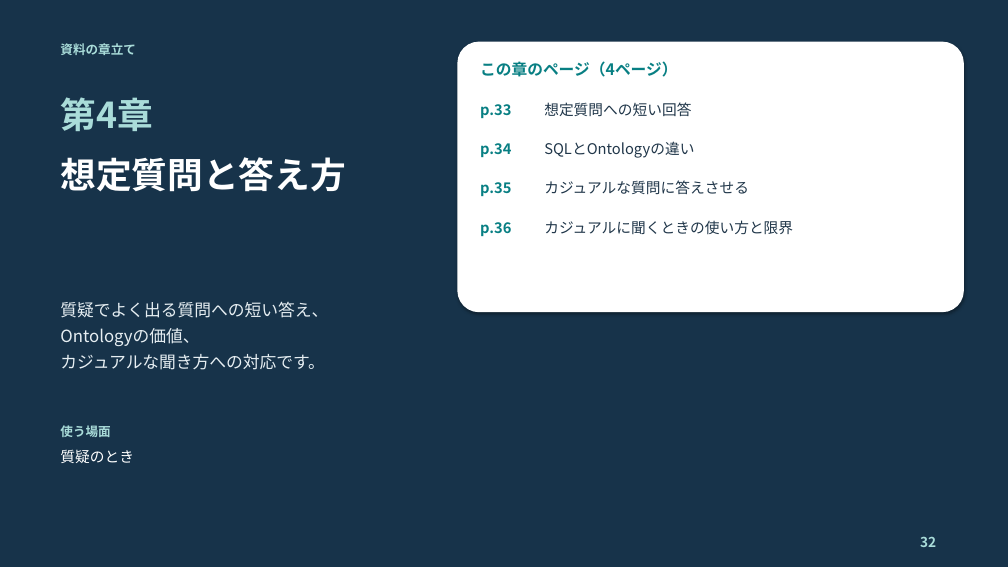
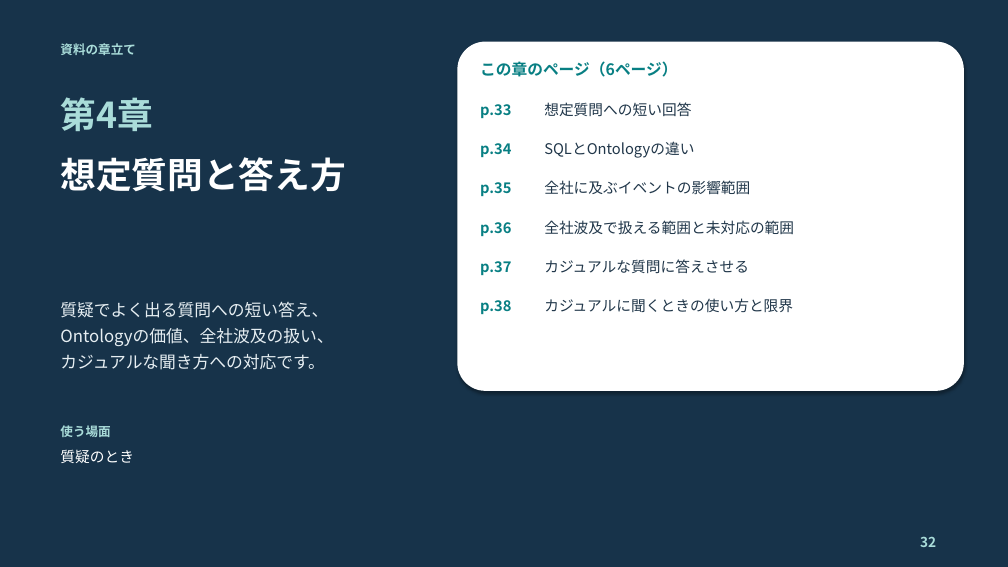
Before and after one commit to c-nova/FabricOntology_Trading, a slide deck: slide 32 of decks/TradingOntology_Demo_Presenter_Guide_JA.pptx. Drawn at 1008x567 pixels with LibreOffice and Linux fonts; fonts in the diff are those of the drawing. Boxes give left, top, right and bottom in pixels: in the first picture for what was removed or moved away, otherwise in the second. Text is boxed around its words. In the diff, an @@ line names an element or a change of style, - is before the commit and + after.

```diff
--- a/decks/TradingOntology_Demo_Presenter_Guide_JA.pptx
+++ b/decks/TradingOntology_Demo_Presenter_Guide_JA.pptx
@@ rounded rectangle: place and size @@
-rounded rectangle at [457,42,964,312]
+rounded rectangle at [457,42,964,391]
@@ text at [480,61,678,77]: text changed @@
-この章のページ（4ページ）
+この章のページ（6ページ）
@@ text added at [544,180,750,195], 14 pt, text #21374A @@
+全社に及ぶイベントの影響範囲
@@ text added at [544,220,794,234], 14 pt, text #21374A @@
+全社波及で扱える範囲と未対応の範囲
@@ text added at [480,261,511,275], 14 pt, text #087F83, bold @@
+p.37
@@ text "カジュアルな質問に答えさせる": place and size @@
-text "カジュアルな質問に答えさせる" at [544,180,749,194]
+text "カジュアルな質問に答えさせる" at [544,259,749,273]
@@ text "カジュアルに聞くときの使い方と限界": place and size @@
-text "カジュアルに聞くときの使い方と限界" at [544,220,793,234]
+text "カジュアルに聞くときの使い方と限界" at [544,298,793,312]
@@ text at [60,328,333,346]: text changed @@
-Ontologyの価値、
+Ontologyの価値、全社波及の扱い、
@@ text added at [480,300,511,314], 14 pt, text #087F83, bold @@
+p.38
```
Also in this commit, not shown: 25 other slides changed, 2 slides added, 4 other files.
